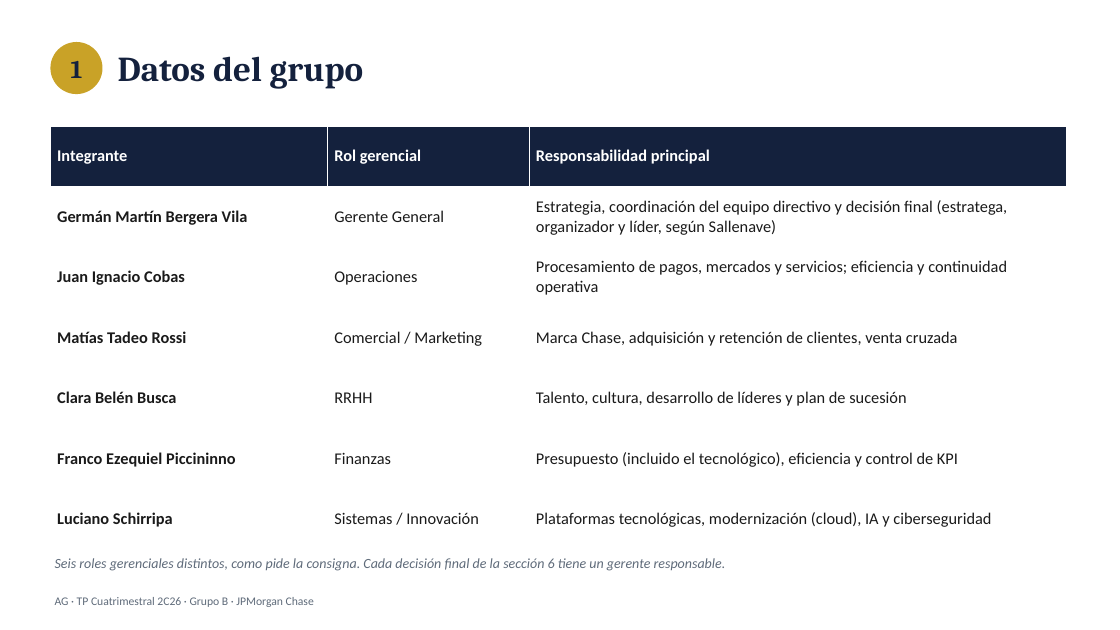
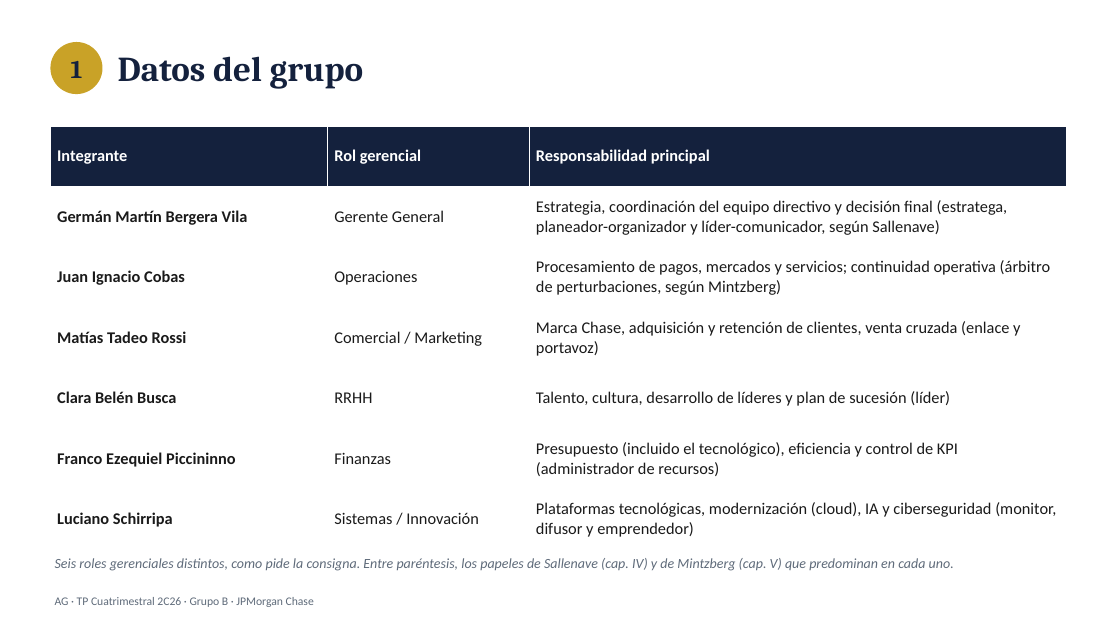
Before and after one commit to lschirripa/utn-boost, a slide deck: slide 2 of materias/administracion-gerencial/tp-cuatrimestral/exports/00_TP Cuatrimestral_GB.pptx. Drawn at 1120x630 pixels with LibreOffice and Linux fonts; fonts in the diff are those of the drawing. Boxes give left, top, right and bottom in pixels: in the first picture for what was removed or moved away, otherwise in the second. Text is boxed around its words. In the diff, an @@ line names an element or a change of style, - is before the commit and + after.

```diff
--- a/materias/administracion-gerencial/tp-cuatrimestral/exports/00_TP Cuatrimestral_GB.pptx
+++ b/materias/administracion-gerencial/tp-cuatrimestral/exports/00_TP Cuatrimestral_GB.pptx
@@ table at <box>50,126,1067,549</box> @@
-row 2, column 3: Estrategia, coordinación del equipo directivo y decisión final (estratega, organizador y líder, según Sallenave)
+row 2, column 3: Estrategia, coordinación del equipo directivo y decisión final (estratega, planeador-organizador y líder-comunicador, según Sallenave)
-row 3, column 3: Procesamiento de pagos, mercados y servicios; eficiencia y continuidad operativa
+row 3, column 3: Procesamiento de pagos, mercados y servicios; continuidad operativa (árbitro de perturbaciones, según Mintzberg)
-row 4, column 3: Marca Chase, adquisición y retención de clientes, venta cruzada
+row 4, column 3: Marca Chase, adquisición y retención de clientes, venta cruzada (enlace y portavoz)
-row 5, column 3: Talento, cultura, desarrollo de líderes y plan de sucesión
+row 5, column 3: Talento, cultura, desarrollo de líderes y plan de sucesión (líder)
-row 6, column 3: Presupuesto (incluido el tecnológico), eficiencia y control de KPI
+row 6, column 3: Presupuesto (incluido el tecnológico), eficiencia y control de KPI (administrador de recursos)
-row 7, column 3: Plataformas tecnológicas, modernización (cloud), IA y ciberseguridad
+row 7, column 3: Plataformas tecnológicas, modernización (cloud), IA y ciberseguridad (monitor, difusor y emprendedor)
@@ text at <box>55,558,954,571</box>: text changed @@
-Seis roles gerenciales distintos, como pide la consigna. Cada decisión final de la sección 6 tiene un gerente responsable.
+Seis roles gerenciales distintos, como pide la consigna. Entre paréntesis, los papeles de Sallenave (cap. IV) y de Mintzberg (cap. V) que predominan en cada uno.
```
Also in this commit, not shown: 7 other slides changed, 4 other files.
